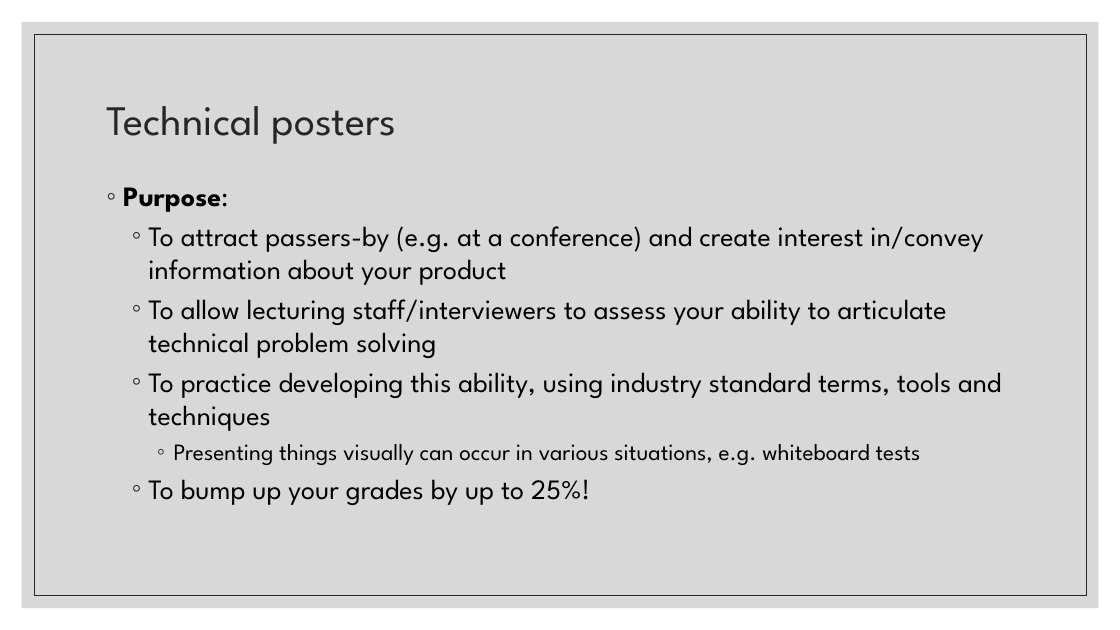
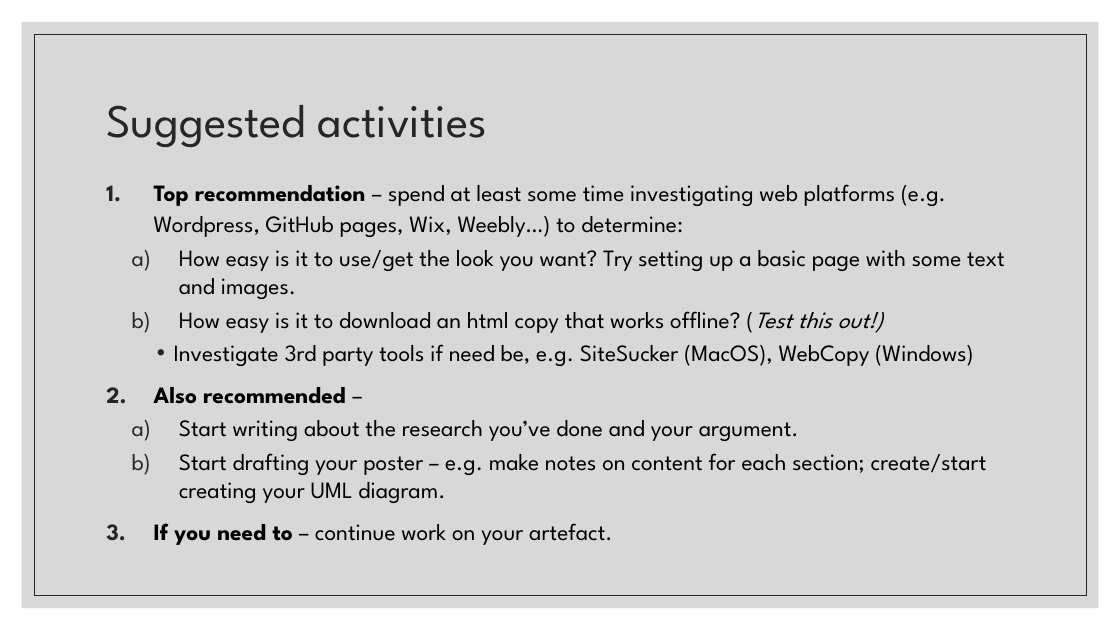
Before and after one commit to Falmouth-Games-Academy/COMP2x0-workshop-slides, a slide deck: slide 6 of COMP2x0-portfolio-workshop-05.pptx (slide 3 before the commit). Drawn at 1120x630 pixels with LibreOffice and Linux fonts; fonts in the diff are those of the drawing. Boxes give left, top, right and bottom in pixels: in the first picture for what was removed or moved away, otherwise in the second. Text is boxed around its words. In the diff, an @@ line names an element or a change of style, - is before the commit and + after.

```diff
--- a/COMP2x0-portfolio-workshop-05.pptx
+++ b/COMP2x0-portfolio-workshop-05.pptx
@@ title at (106, 105, 487, 147): text changed; size 36 to 40 pt @@
-Technical posters
+Suggested activities
@@ text at (154, 184, 1005, 545): text changed; size 24 to 20 pt @@
-◦ Purpose:
-  ◦ To attract passers-by (e.g. at a conference) and create interest in/convey information about your product
-  ◦ To allow lecturing staff/interviewers to assess your ability to articulate technical problem solving
-  ◦ To practice developing this ability, using industry standard terms, tools and techniques
-    ◦ Presenting things visually can occur in various situations, e.g. whiteboard tests
-  ◦ To bump up your grades by up to 25%!
+1. Top recommendation – spend at least some time investigating web platforms (e.g. Wordpress, GitHub pages, Wix, Weebly…) to determine:
+  a) How easy is it to use/get the look you want? Try setting up a basic page with some text and images.
+  b) How easy is it to download an html copy that works offline? (Test this out!)
+    • Investigate 3rd party tools if need be, e.g. SiteSucker (MacOS), WebCopy (Windows)
+2. Also recommended –
+  a) Start writing about the research you’ve done and your argument.
+  b) Start drafting your poster – e.g. make notes on content for each section; create/start creating your UML diagram.
+3. If you need to – continue work on your artefact.
```
Also in this commit, not shown: 2 other slides changed, 1 slide added, 6 slides removed, 2 other files.
